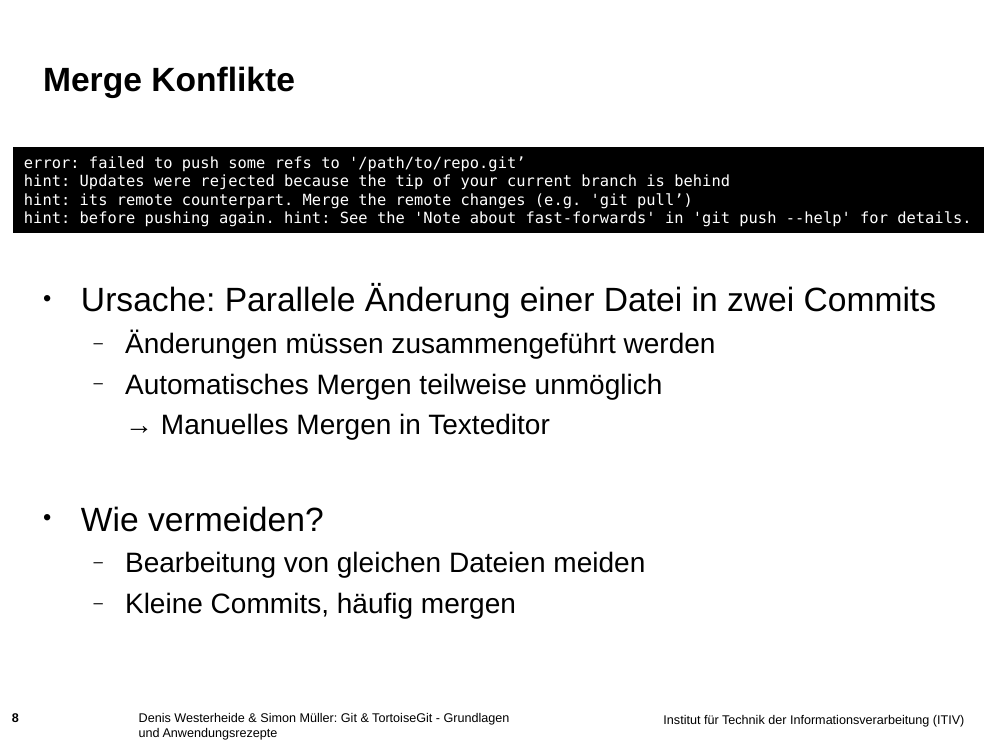
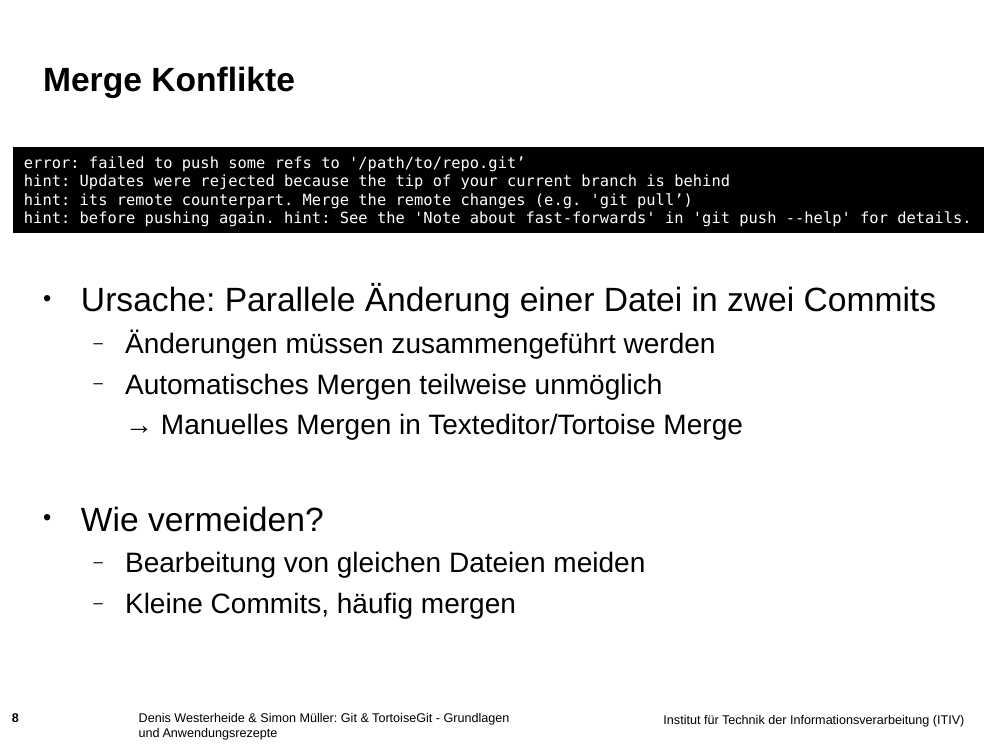
Before and after one commit to muellesi/PSE_2018, a slide deck: slide 8 of Präsentation/Simon/Praesentationsfolien_Simon.ppt. Drawn at 1008x756 pixels with LibreOffice and Linux fonts; fonts in the diff are those of the drawing; background and template pictures are left out. Boxes give left, top, right and bottom in pixels: in the first picture for what was removed or moved away, otherwise in the second. Text is boxed around its words. In the diff, an @@ line names an element or a change of style, - is before the commit and + after.

```diff
--- a/Präsentation/Simon/Praesentationsfolien_Simon.ppt
+++ b/Präsentation/Simon/Praesentationsfolien_Simon.ppt
@@ text at (161, 413, 742, 439): text changed @@
-  → Manuelles Mergen in Texteditor
+  → Manuelles Mergen in Texteditor/Tortoise Merge
```
Also in this commit, not shown: 3 other slides changed, 1 slide added, 1 other file.
